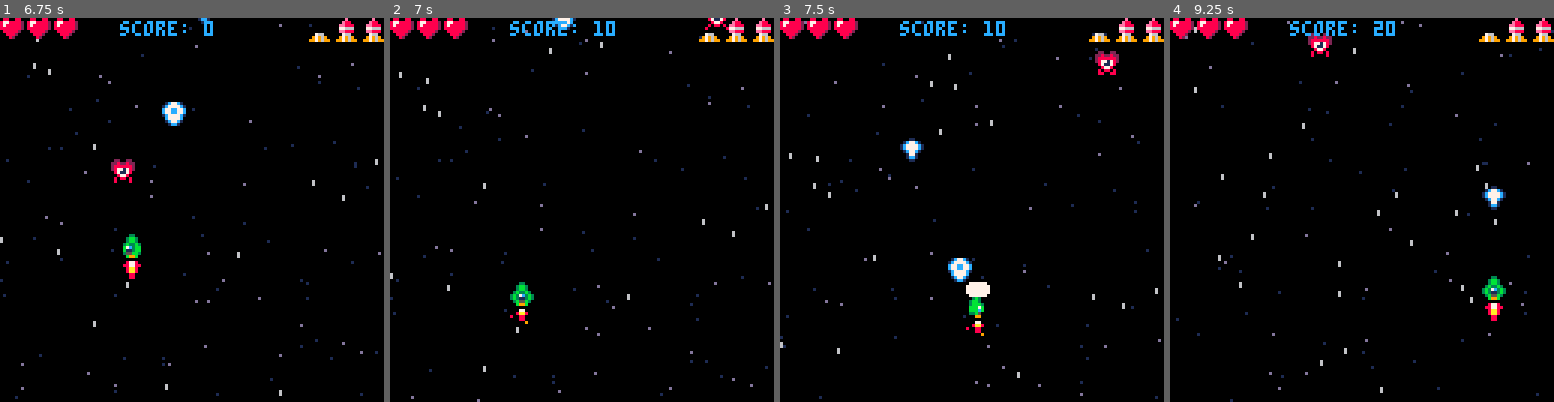
Above: before the commit, frames 1-4 (left to right).
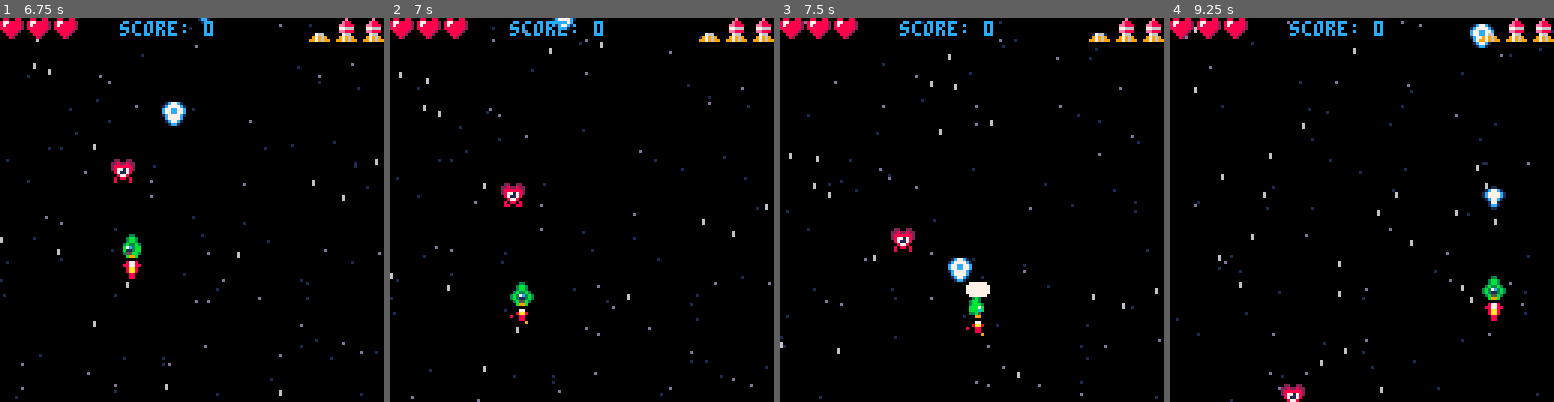
Above: after the commit, the same moments.

Repository: joaquimgamero/pico8-shmup
Game: PICO-8 cartridge shmup.p8
Two runs of this game, one before a commit and one after it. Both use one fixed random seed, a clock stepped at 60 frames per second and the inputs below.
Inputs:
- Up to frame 1 (6.75 s): tap O (Z key) at 0.33, 0.7, 1.43, 2.22, 3.1, 3.98, 4.87, 5.75, 6.63 s; tap X (X key) at 1.07, 2.07, 2.4, 2.73, 3.07, 3.4, 3.73, 4.07, 4.4, 4.73, 5.07, 5.4, 5.73, 6.07, 6.4, 6.73 s; hold Left 1.97-2.37 s; hold Down 2.42-2.82 s; hold Right 2.87-3.53 s; hold Up 3.58-4.08 s; hold Right 4.13-4.53 s; hold Down 4.58-5.08 s; hold Left 5.13-5.8 s; hold Up 5.85-6.18 s; hold Left 6.23-6.63 s; hold Down from 6.68 s (still down)
- Up to frame 2 (7 s): keep holding Down
- Up to frame 3 (7.5 s): tap X (X key) at 7.07, 7.4 s; release Down at 7.08 s; hold Right from 7.13 s (still down)
- Up to frame 4 (9.25 s): tap O (Z key) at 7.52, 8.4 s; tap X (X key) every 0.33 s from 7.73 to 9.07 s; release Right at 7.8 s; hold Up 7.85-8.35 s; hold Right 8.4-8.8 s; hold Down from 8.85 s (still down)

Frame 1 is identical in both runs. In frame 2, 0.5% of the frame differs, in the area x 28-89%, y 0-50%; in frame 3, 0.9%, in the area x 28-89%, y 0-61%; in frame 4, 0.8%.

Commit message:
chore: add health to enemies

Diff:
--- a/shmup.p8
+++ b/shmup.p8
@@ -132,11 +132,16 @@
  for bul in all(bullets) do
 		for en in all(enemies) do
 		 if collide(bul,en) then
-		  del(enemies,en)
 		  del(bullets,bul)
-		  sfx(2)
-		  spawn_enemy()
-		  score+=10
+		  en.hp-=1
+
+		  if en.hp<=0 then
+		  	del(enemies,en)
+			  del(bullets,bul)
+			  sfx(2)
+			  spawn_enemy()
+			  score+=10
+		  end
 		 end
 		end
  end
@@ -461,6 +466,7 @@
   x=rnd(120),
   y=-8,
   spr_id=33,
+  hp=5,
  })
 end
 __gfx__
